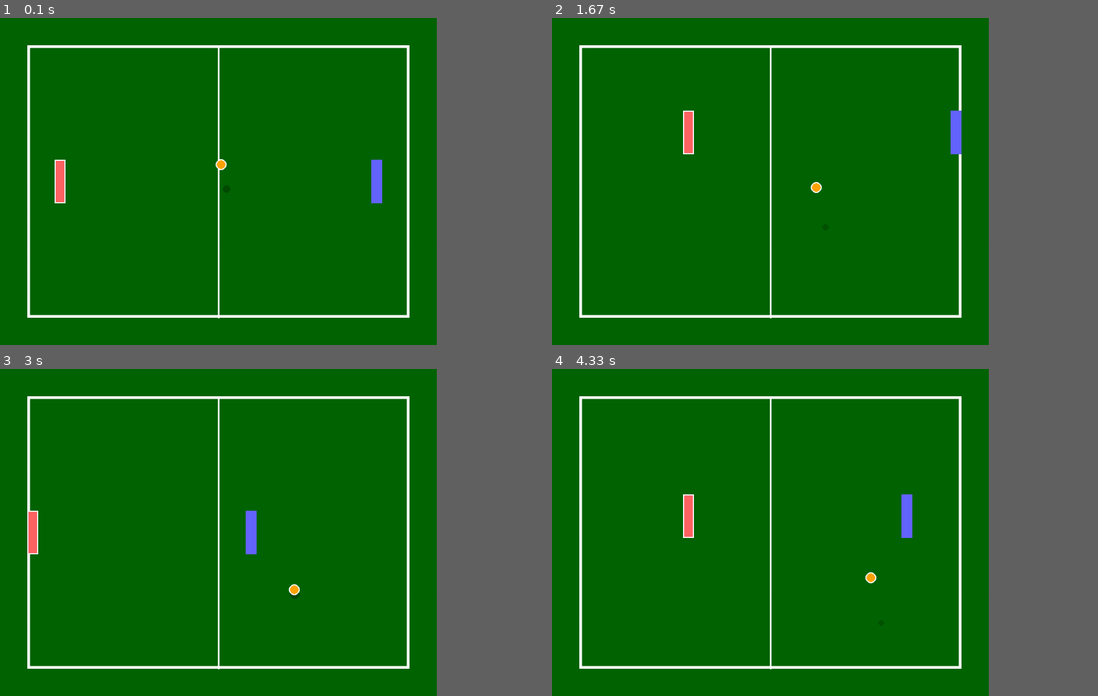
Above: before the commit, frames 1-4 (two rows, left to right).
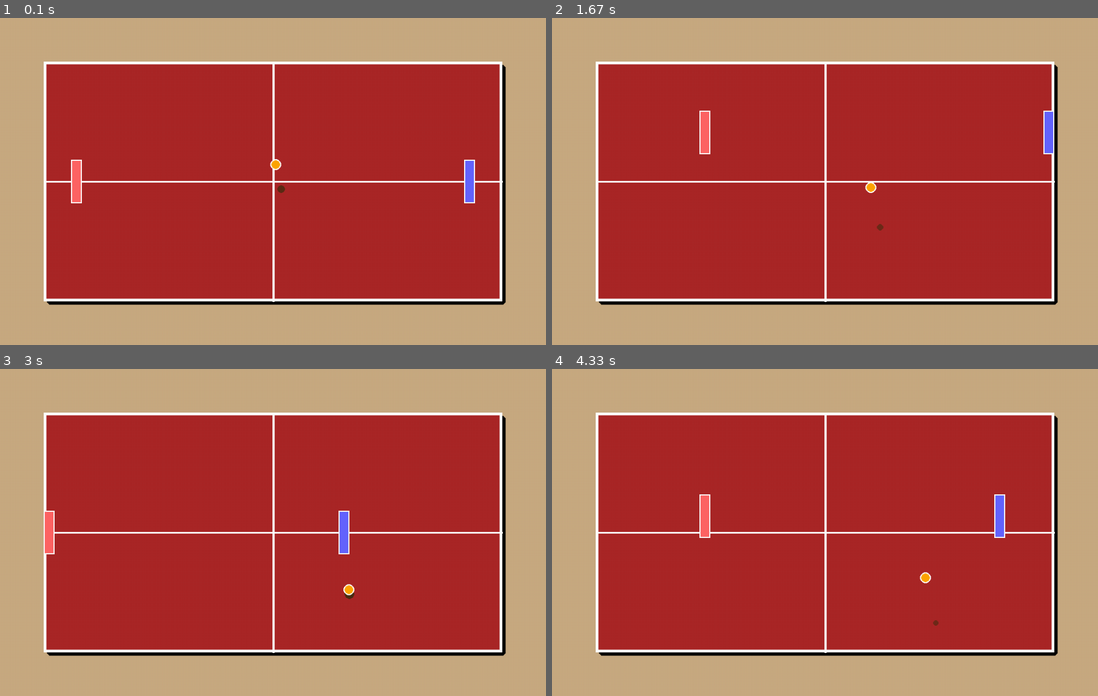
Above: after the commit, the same moments.

Repository: adhritarchak/CSI-2999-Group-C
Game: pygame game, started from game.py
The game is run twice, just before and just after one commit, with the same random seed, the same clock (stepped at 60 frames per second) and the same inputs.
Inputs:
- Up to frame 1 (0.1 s): no input
- Up to frame 2 (1.67 s): hold Right 0.33-0.8 s; hold Up 0.83-1.13 s; hold W 0.83-1.13 s; hold Right 1.17-1.63 s; hold D 1.17-1.63 s
- Up to frame 3 (3 s): hold Left 1.67-2.2 s; hold A 1.67-2.2 s; hold Down 2.23-2.53 s; hold S 2.23-2.53 s; hold Left 2.57-2.97 s; hold A 2.57-2.97 s
- Up to frame 4 (4.33 s): hold Up 3-3.37 s; hold W 3-3.37 s; hold Right 3.4-4.03 s; hold D 3.4-4.03 s; hold Down from 4.07 s (still down); hold S from 4.07 s (still down)
In our replay, the window is 720x540 before the commit and 900x540 after it. These sizes can differ from the game's own. Grey fills any space a smaller window leaves; there, only what the larger window draws over its background counts as a difference.

The runs differ from the first frame. In frame 1, 89% of the frame differs, in the area x 0-93%, y 0-100%; in frame 2, 89%; in frame 3, 89%; in frame 4, 89%.

Commit message:
Update game.py

Diff:
--- a/game.py
+++ b/game.py
@@ -4,67 +4,132 @@
 pygame.init()
 
 # random constants
-Width = 800
+
+# Window Constants
+Width = 1000
 Height = 600
 FPS = 60
+screen = pygame.display.set_mode((Width, Height))
+pygame.display.set_caption("Supreme Pong")
+clock = pygame.time.Clock()
+
+# Table Layout/Dimensions
+Table_Margin = 80
+Table_Border = 5
+Net_Thickness = 4
+Midline_Thickness = 3
+
+Table_Rect = pygame.Rect(Table_Margin, Table_Margin,
+                         Width - Table_Margin * 2,
+                         Height - Table_Margin * 2,)
+
+Left_Boundary = Table_Rect.left
+Right_Boundary = Table_Rect.right
+Top_Boundary = Table_Rect.top
+Bot_Boundary = Table_Rect.bottom
+Center_x = Table_Rect.centerx
+Center_y = Table_Rect.centery
+
+# Paddle Constants
 Paddle_Speed = 5
+Paddle_Boost = 1.4
+Paddle_Width = 20
+Paddle_Height = 80
+
+# Ball Constants
 Ball_Radius = 10
+Ball_Max_Height = 25
+
+# Ball Physics Constants
+ball_init_vel_x = 3
+ball_init_vel_y = 1.5
+ball_init_vel_z = 8
 Gravity = 0.35
 BounceSpeedLost = 0.85
 Max_Speed = 8
-Paddle_Boost = 1.4
-
-# colors
-WHITE = (255, 255, 255)
-BLACK = (0, 0, 0)
-GREEN = (34, 139, 34)
-DARK_GREEN = (0, 100, 0)
-ORANGE = (255, 165, 0)
-SHADOW = (0, 50, 0, 100)
-
-screen = pygame.display.set_mode((800, 600))
-pygame.display.set_caption("Supreme Pong")
-clock = pygame.time.Clock()
-
-# table surface
-table_surface = pygame.Surface((800, 600))
-table_surface.fill(DARK_GREEN)
-
-# table border
-pygame.draw.rect(table_surface, WHITE, (50, 50, 700, 500), 5)
-
-pygame.draw.line(table_surface, WHITE, (400, 50), (400, 550), 3)
-
-
-#sample paddles
-paddle1_surface = pygame.Surface((20,80))
-paddle1_surface.fill((255, 100, 100))
-pygame.draw.rect(paddle1_surface, WHITE, (0, 0, 20, 80), 2)
-
-paddle2_surface = pygame.Surface((20,80))
-paddle2_surface.fill((100, 100, 255))
-pygame.draw.rect(paddle1_surface, WHITE, (0, 0, 20, 80), 2)
-
-paddle1_x = 100
-paddle1_y = Height // 2 - 40
-
-paddle2_x = Width - 120
-paddle2_y = Height // 2 - 40
-
-Left_Boundary = 50
-Right_Boundary = Width - 50
-Top_Boundary = 50
-Bot_Boundary = Height - 50
-Center_x = Width // 2
-
-# ball physics
+Bounce_MinZ = 8
+paddle_hit_boost = 1
+
 ball_x = Width // 2
 ball_y = Height // 2
 ball_vel_x = 1
 ball_vel_y = 0.8
 ball_height = 0
 ball_vel_z = 0
-ball_max_height = 25
+
+
+
+# colors constants
+WHITE = (255, 255, 255)
+BLACK = (0, 0, 0)
+RED_TABLE = (170, 40, 40)
+LIGHT_BROWN = (200, 170, 130)
+ORANGE = (255, 165, 0)
+SHADOW = (0, 50, 0, 100)
+PADDLE1_COLOR = (255, 100, 100)
+PADDLE2_COLOR = (100, 100, 255)
+
+
+#sample paddles
+paddle1_surface = pygame.Surface((Paddle_Width, Paddle_Height))
+paddle1_surface.fill((PADDLE1_COLOR))
+pygame.draw.rect(paddle1_surface, WHITE, (0, 0, Paddle_Width, Paddle_Height), 2)
+
+paddle2_surface = pygame.Surface((Paddle_Width, Paddle_Height))
+paddle2_surface.fill((PADDLE2_COLOR))
+pygame.draw.rect(paddle2_surface, WHITE, (0, 0, Paddle_Width, Paddle_Height), 2)
+
+paddle1_x = Left_Boundary + 50
+paddle1_y = Center_y - Paddle_Height // 2
+
+paddle2_x = Right_Boundary - 50 - Paddle_Width
+paddle2_y = Center_y - Paddle_Height // 2
+
+def draw_table():
+    # Background
+    screen.fill(LIGHT_BROWN)
+    shadow = Table_Rect.move(6, 6)
+    pygame.draw.rect(screen, BLACK, shadow, border_radius=6)
+    pygame.draw.rect(screen, RED_TABLE, Table_Rect)
+
+    # Table border
+    pygame.draw.rect(screen, WHITE, Table_Rect, Table_Border)
+
+    # PingPong Net
+    pygame.draw.line(
+        screen, WHITE,
+        (Table_Rect.centerx, Table_Rect.top),
+        (Table_Rect.centerx, Table_Rect.bottom),
+        Net_Thickness
+    )
+
+    # Center horizontal line
+    pygame.draw.line(
+        screen, WHITE,
+        (Table_Rect.left, Table_Rect.centery),
+        (Table_Rect.right, Table_Rect.centery),
+        Midline_Thickness
+    )
+
+def draw_ball(bx, by, bheight):
+    # shadow
+    shadow_offset = bheight * 0.3
+    shadow_radius = max(3, int(Ball_Radius * (1 - bheight / 150)))
+    shadow_transparency = max(30, int(150 * (1 - bheight / 150)))
+
+    shadow_surface = pygame.Surface((shadow_radius * 2, shadow_radius * 2), pygame.SRCALPHA)
+    pygame.draw.circle(shadow_surface, (0, 50, 0, shadow_transparency),
+                       (shadow_radius, shadow_radius), shadow_radius)
+    screen.blit(shadow_surface,
+                (int(bx - shadow_radius + shadow_offset),
+                 int(by - shadow_radius + shadow_offset)))
+
+
+    # actual ball
+    ball_screen_y = by - bheight
+    pygame.draw.circle(screen, ORANGE, (int(bx), int(ball_screen_y)), Ball_Radius)
+    pygame.draw.circle(screen, WHITE, (int(bx), int(ball_screen_y)), Ball_Radius, 2)
+
 
 # actual game
 running = True
@@ -109,8 +174,8 @@
         ball_vel_y *= 0.9
 
         # keeping ball velocity
-        if ball_vel_z < 8:
-            ball_vel_z = 8
+        if ball_vel_z < Bounce_MinZ:
+            ball_vel_z = Bounce_MinZ
 
     ball_x += ball_vel_x
     ball_y += ball_vel_y
@@ -126,48 +191,27 @@
 
     # ball collision with paddles
     if ball_height < 15:
-        if (paddle1_x < ball_x < paddle1_x + 20 and paddle1_y
-            < ball_y < paddle1_y + 80):
-            ball_vel_x = abs(ball_vel_x) +1
-            # speed cap
-            ball_vel_x = min(ball_vel_x, Max_Speed)
-            ball_vel_y = min(abs(ball_vel_y), Max_Speed) * (1 if ball_vel_y > 0 else -1)
-            ball_vel_z = 8 # bounce this
-
-        if (paddle2_x < ball_x < paddle2_x + 20 and paddle2_y
-            < ball_y < paddle2_y + 80):
-            ball_vel_x = -abs(ball_vel_x) -1
-            # speed cap
-            ball_vel_x = max(ball_vel_x, -Max_Speed)
-            ball_vel_y = min(abs(ball_vel_y), Max_Speed) * (1 if ball_vel_y > 0 else -1)
-            ball_vel_z = 8 # bounce this
-
-
-
-    screen.fill(BLACK)
-
-    screen.blit(table_surface, (0, 0))
+        p1_hit = (paddle1_x < ball_x < paddle1_x + Paddle_Width and
+                  paddle1_y < ball_y < paddle1_y + Paddle_Height)
+        p2_hit = (paddle2_x < ball_x < paddle2_x + Paddle_Width and
+                  paddle2_y < ball_y < paddle2_y + Paddle_Height)
+
+        if p1_hit:
+            ball_vel_x = min(abs(ball_vel_x) + paddle_hit_boost, Max_Speed)
+            ball_vel_y = (min(abs(ball_vel_y), Max_Speed) * (1 if ball_vel_y > 0 else -1))
+            ball_vel_z = Bounce_MinZ
+
+        if p2_hit:
+            ball_vel_x = max(-(abs(ball_vel_x) + paddle_hit_boost), -Max_Speed)
+            ball_vel_y = (min(abs(ball_vel_y), Max_Speed) * (1 if ball_vel_y > 0 else -1))
+            ball_vel_z = Bounce_MinZ
+
+    draw_table()
 
     screen.blit(paddle1_surface, (paddle1_x, paddle1_y))
     screen.blit(paddle2_surface, (paddle2_x, paddle2_y))
 
-    # ball shadow
-    shadow_offset = ball_height * 0.3
-    shadow_radius = max(3, int(Ball_Radius * (1 - ball_height / 150)))
-    shadow_transparency = max(30, int(150 * (1 - ball_height / 150)))
-
-    shadow_surface = pygame.Surface((shadow_radius * 2, shadow_radius * 2), pygame.SRCALPHA)
-    pygame.draw.circle(shadow_surface, (0, 50, 0, shadow_transparency),
-                       (shadow_radius, shadow_radius), shadow_radius)
-    screen.blit(shadow_surface,
-                (int(ball_x - shadow_radius + shadow_offset),
-                 int(ball_y - shadow_radius + shadow_offset)))
-
-
-    # actual ball
-    ball_screen_y = ball_y - ball_height
-    pygame.draw.circle(screen, ORANGE, (int(ball_x), int(ball_screen_y)), Ball_Radius)
-    pygame.draw.circle(screen, WHITE, (int(ball_x), int(ball_screen_y)), Ball_Radius, 2)
+    draw_ball(ball_x, ball_y, ball_height)
 
     pygame.display.flip()
     clock.tick(FPS)
